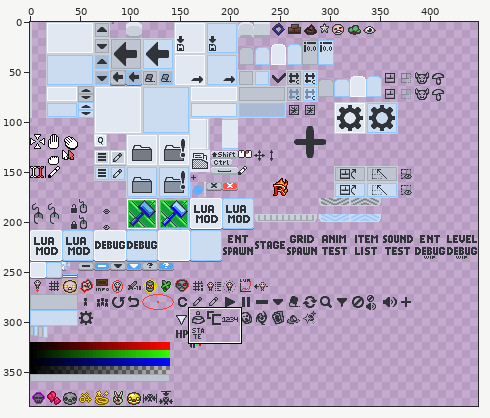
A sprite sheet gets an edit: resources/gfx/wdm_editor/atlas copy.png. Above, an overview of the earlier version with the close-up marked.
Close-up. Before:
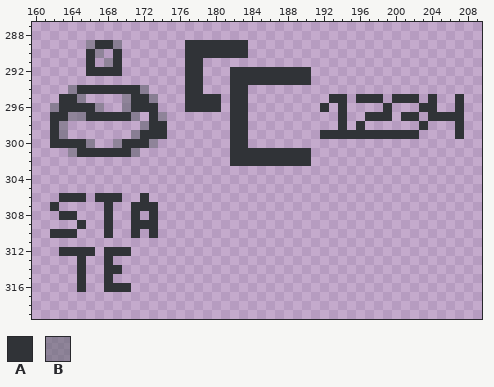
The file is 448x384 pixels. Colours within 5 levels of each other are drawn and written as one. Shown: x 160..209, y 287..319. The commit also changed other parts of the picture, which this record leaves out.
Palette (. is transparent): A #303337  B #5d616883
Pixels before, first column x 162:
289 ....BAAB.......AAAAAAA........................
290 ....AB.A.......AAAAAAA........................
291 ....A.BA.......AA.............................
292 ....AAAA.......AA...AAAAAAAAA.................
293 ...............AA...AAAAAAAAA.................
294 ..BAAAAAAAB....AA...AA........................
295 .AAB....BAAB...AAAA.AA.........AA.AAA.AAA.A..A
296 BAAAAB..BAAA...AAAA.AA........A.A....A...AA..A
297 AABBAAAAAB.AB.......AA..........A..AAA.AA.AAAA
298 AB........BAA.......AA..........A.A......A...A
299 AB.......BAAA.......AA........AAAAAAAAAAA....A
300 AAAAB..BAAAB........AA........................
301 ..BAAAAAAB..........AAAAAAAAA.................
302 ....................AAAAAAAAA.................
303 ..............................................
304 ..............................................
305 ..............................................
306 .AAA.AAA..A...................................
307 A.....A..AAA..................................
308 .AA...A..A.A..................................
309 ...A..A..AAA..................................
310 AAA...A..A.A..................................
311 ..............................................
312 .AAAA.AAA.....................................
313 ...A..A.......................................
314 ...A..AA......................................
315 ...A..A.......................................
316 ...A..AAA.....................................
After:
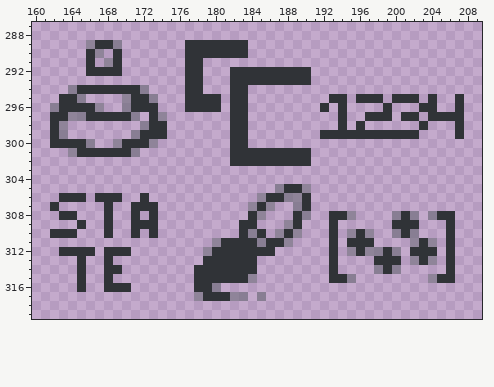
The exact change:
Changed rows in their new state; - is an unchanged pixel.
first column x 178:
305 ---------BAAB----------------
306 -------BAABBA----------------
307 ------BAB--BA----------------
308 ------AB---AB--AAB----BAB-BAA
309 -----AA---BA---A------AAA---A
310 -----ABA-BAB---A-BAB--BAB---A
311 --BAAAABAAB----A-AAA----BAB-A
312 -BAAAAAAA------A-BABBAB-AAA-A
313 -AAAAAA--------A----AAA-BAB-A
314 AAAAAAA--------A----BAB-----A
315 AAAAAAB--------AAB--------BAA
316 AAB--------------------------
317 BAAABB-B---------------------
